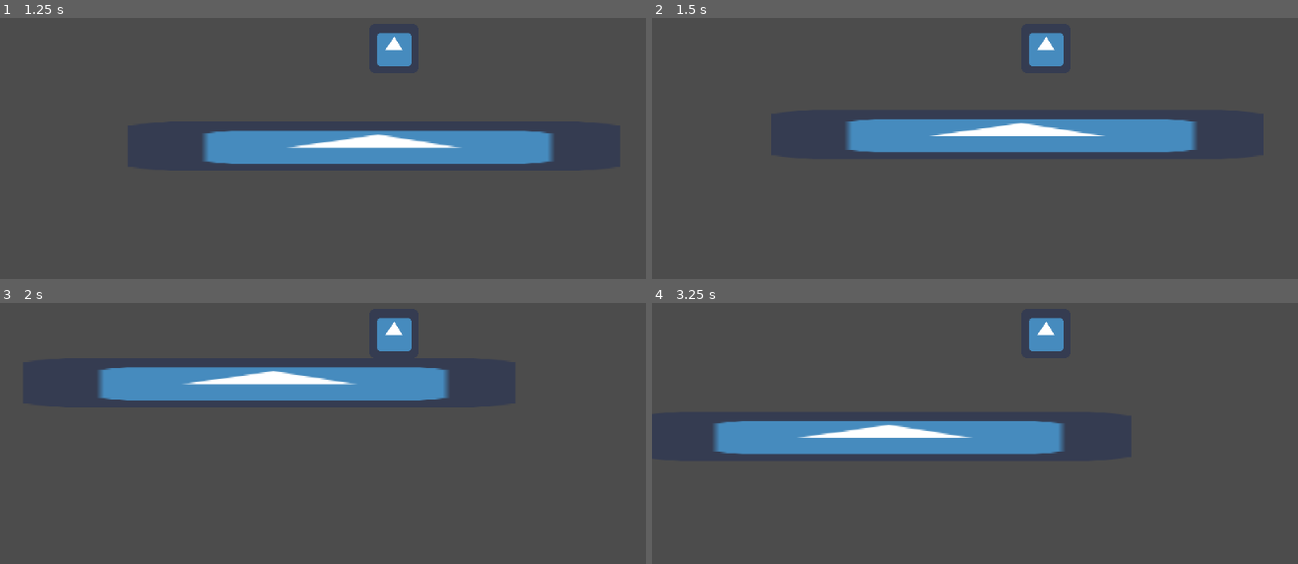
Above: before the commit, frames 1-4 (two rows, left to right).
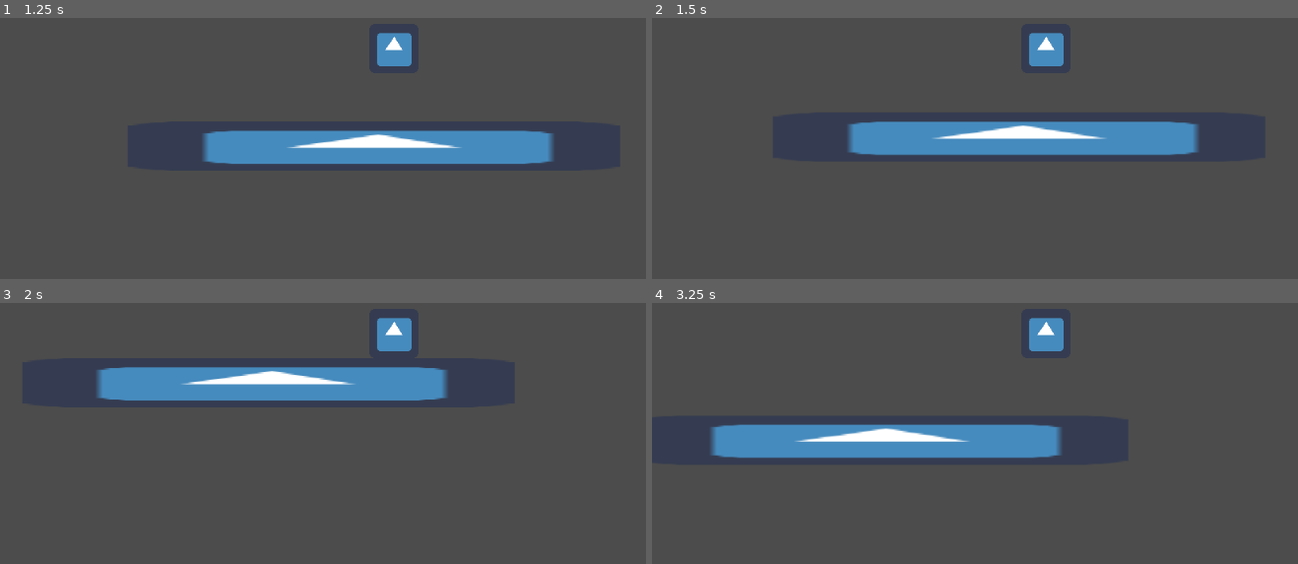
Above: after the commit, the same moments.

Repository: mariothedog/Toybox
Game: Godot game, scene res://Testing/Slow-mo effect/Slow-mo Effect.tscn
The game is run twice, just before and just after one commit, with the same random seed, the same clock (stepped at 60 frames per second) and the same inputs. The engine's default icon, where the game draws it, is replaced by a stand-in: a white triangle on a blue panel in a dark square.
Inputs (mouse positions are in pixels of both pictures, inside the frame that each line leads up to):
- Up to frame 1 (1.25 s): move the mouse to (568, 25) at 0.52 s; press the mouse at (568, 25) at 0.53 s; hold D (right) from 0.53 s (still down); tap W (up) at 0.77 s
- Up to frame 2 (1.5 s): keep holding D (right); move the mouse to (891, 72) at 1.27 s; release the mouse at (891, 72) at 1.28 s; click (891, 72) at 1.35 s
- Up to frame 3 (2 s): keep holding D (right); tap W (up) at 1.52 s
- Up to frame 4 (3.25 s): move the mouse to (outside the picture) at 2.02 s; release D (right) at 2.03 s; press the mouse at (outside the picture) at 2.03 s; hold A (left) 2.03-2.78 s; move the mouse to (1007, 425) at 2.77 s; release the mouse at (1007, 425) at 2.78 s; hold D (right) from 2.78 s (still down); click (1007, 425) at 2.85 s; tap W (up) at 3.02 s

Frame 1 is identical in both runs. In frame 2, 2.1% of the frame differs, in the area x 30-85%, y 38-53%; in frame 3, less than 0.1%; in frame 4, 2.7%, in the area x 9-64%, y 45-60%.

Commit message:
Changed the slow-mo code so the variable names make a little bit more sense.

Diff:
--- a/Testing/Slow-mo effect/Slow-mo Player.gd
+++ b/Testing/Slow-mo effect/Slow-mo Player.gd
@@ -19,6 +19,7 @@
 		var time_scale = circ_ease_in(current_time, start_value, END_VALUE, duration_ms)
 		if current_time >= duration_ms:
 			slow_mo_fade_out = false
+			slow_mo_enabled = false
 			time_scale = END_VALUE
 		Engine.time_scale = time_scale
 
@@ -30,15 +31,14 @@
 			stop_slow_mo(0.2)
 
 func start_slow_mo(start_strength = 0.9):
+	time_start = OS.get_ticks_msec()
 	start_value = 1 - start_strength
 	Engine.time_scale = start_value
 	slow_mo_enabled = true
 
 func stop_slow_mo(duration = 0.4):
 	# The duration refers to how long the fade lasts.
-	time_start = OS.get_ticks_msec()
 	duration_ms = duration * 1000
-	slow_mo_enabled = false
 	slow_mo_fade_out = true
 
 # t: current time
